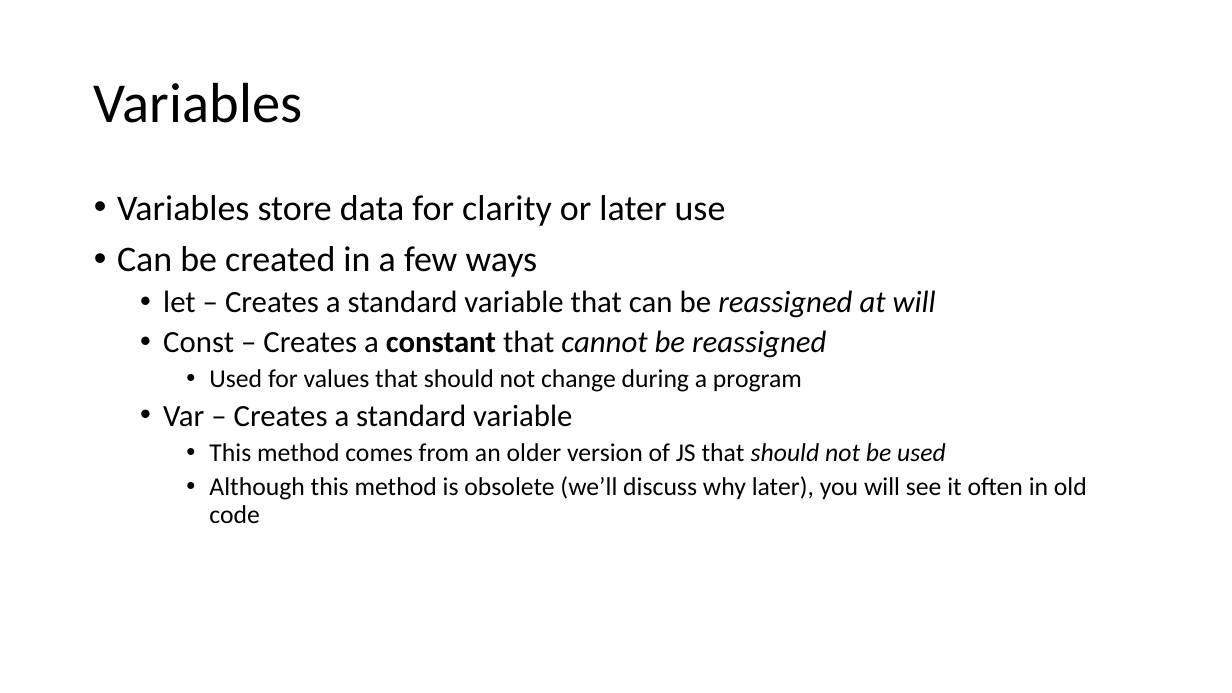
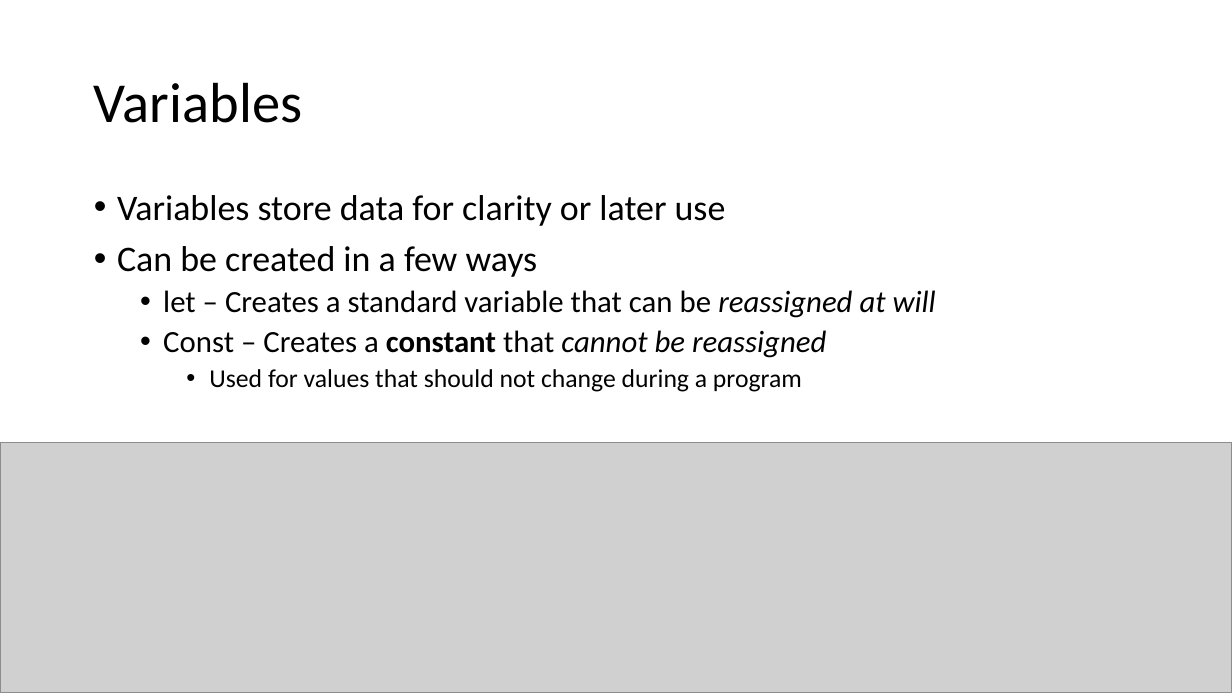
Before and after one commit to YWCANWIL-TechLab/module2-exercises-YaminahAlanis, a slide deck: slide 2 of slides/Module 2 - Variables, Operators, and Assignment.pptx. Drawn at 1232x693 pixels with LibreOffice and Linux fonts; fonts in the diff are those of the drawing; grey boxes stand for pictures. Boxes give left, top, right and bottom in pixels: in the first picture for what was removed or moved away, otherwise in the second. Text is boxed around its words. In the diff, an @@ line names an element or a change of style, - is before the commit and + after.

```diff
--- a/slides/Module 2 - Variables, Operators, and Assignment.pptx
+++ b/slides/Module 2 - Variables, Operators, and Assignment.pptx
@@ text at (163,404,1087,523): paragraphs removed @@
-  • Var – Creates a standard variable
-    • This method comes from an older version of JS that should not be used
-    • Although this method is obsolete (we’ll discuss why later), you will see it often in old code
@@ picture added at (0,443,1232,693) @@
```
Also in this commit, not shown: 17 other slides changed, 12 slides added, 2 other files.
